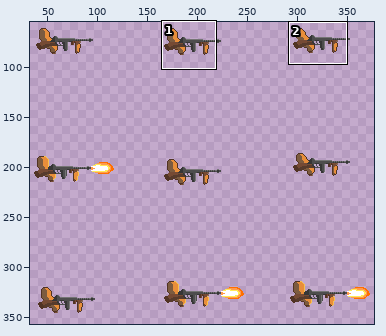
Edited in one commit: sprite sheet (Assets/Art/Sprites/Player/Tommy/PizzakaiMainCharacter_Arms-Sheet.png). The picture above shows the old version from afar; the outline marks the close-up.
Close-up. Earlier state:
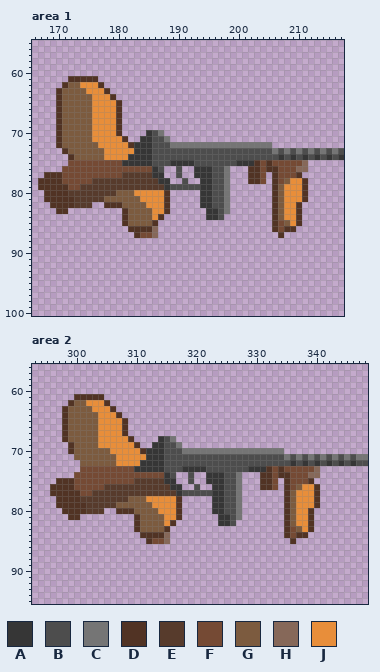
The file is 384x384 pixels. Colours within 5 levels of each other are drawn and written as one. Shown: area 1: x 166..217, y 55..100; area 2: x 293..348, y 56..95. The wide view leaves out empty margins. The commit also changed other parts of the picture, which this record leaves out.
Palette (. is transparent): A #363636  B #4d4d4d  C #757575  D #513324  E #573b2c  F #754a34  G #7c5b3f  H #866859  J #e88e3a
Pixels before, area 1, first column x 167:
61 .....DDDDD.........................................
62 ....DGGJJJD........................................
63 ...DGGGGJJJD.......................................
64 ...DGGGGGJJJD......................................
65 ...DGGGGGJJJJD.....................................
66 ...DGGGGGJJJJD.....................................
67 ...DGGGGGJJJJD.....................................
68 ...DGGGGGJJJJD.....................................
69 ...DGGGGGJJJJD.....................................
70 ...DGGGGGJJJJD....ABC..............................
71 ...DGGGGGJJJJJD..AABBC.............................
72 ...DGGGGGGJJJJJDAAABBBCCCCCCCCCCCCCCCCC............
73 ....DGGGGGGJJJJJAAABBBBBBBBBBBBBBBBBBBBCBCBCBCBCBCB
74 .....DGGGGGJJJJAAAABBBBBBBBBBBBBBBBBBBBBABABABABABA
75 .....FFFFFFFFFAAAAABBBAAAABBBBBBBAAADFDFFFFFH......
76 ....FFFFFFFFFFFFFFFAB..B..AAABBC...DDFDDFFFHH......
77 .DDDFFFFFFFFFFEEEEEAA..B..AAABBC...DDF.DFFFD.......
78 DDDDFFFFFEEEEEEEEEEEAA..B..AABBC...DDF.DFGJJD......
79 DDDDDFFEEEEEEEEEEEEEEABBBBBAABBC.......DGJJJD......
80 .DDDDEEEEEEEEGGGJJJJJD.....AABBC.......DGJJJD......
81 .DDDDDEEEEEGGGGGGJJJJD.....AABBC.......DGJJJD......
82 ..DDDDEEE..DDDGGGGJJJD.....AABBC.......DGJJD.......
83 ...DD.........DGGGGJJD......AABC.......DGJJD.......
84 ..............DGGGGJD.......AAB........DGJJD.......
85 ..............DGGGGD...................DFGJD.......
86 ...............DDDDH...................DFDD........
87 ................DFFH....................D..........
Pixels before, area 2, first column x 296:
61 ....DDDDD............................................
62 ...DGGJJJD...........................................
63 ..DGGGGJJJD..........................................
64 ..DGGGGGJJJD.........................................
65 ..DGGGGGJJJJD........................................
66 ..DGGGGGJJJJD........................................
67 ..DGGGGGJJJJD........................................
68 ..DGGGGGJJJJJD....ABC................................
69 ...DGGGGJJJJJJD..AABBC...............................
70 ...DGGGGGGJJJJJDAAABBBCCCCCCCCCCCCCCCCC..............
71 ....GGGGGGGJJJJJAAABBBBBBBBBBBBBBBBBBBBCBCBCBCBCBCBCC
72 .....GGGGGGJJJJAAAABBBBBBBBBBBBBBBBBBBBBABABABABABABB
73 .....FFFFFFFFFAAAAABBBAAAABBBBBBBAAADFDFFFFFH........
74 ....FFFFFFFFFFFFFFFAB..B..AAABBC...DDFDDFFFHH........
75 .DDDFFFFFFFFFFEEEEEAA..B..AAABBC...DDF.DFFFD.........
76 DDDDFFFFFEEEEEEEEEEEAA..B..AABBC...DDF.DFGJJD........
77 DDDDDFFEEEEEEEEEEEEEEABBBBBAABBC.......DGJJJD........
78 .DDDDEEEEEEEEGGGJJJJJD.....AABBC.......DGJJJD........
79 .DDDDDEEEEEGGGGGGJJJJD.....AABBC.......DGJJJD........
80 ..DDDDEEE..DDDGGGGJJJD.....AABBC.......DGJJD.........
81 ...DD.........DGGGGJJD......AABC.......DGJJD.........
82 ..............DGGGGJD.......AAB........DGJJD.........
83 ..............DGGGGD...................DFGJD.........
84 ...............DDDDH...................DFDD..........
85 ................DFFH....................D............
Once edited:
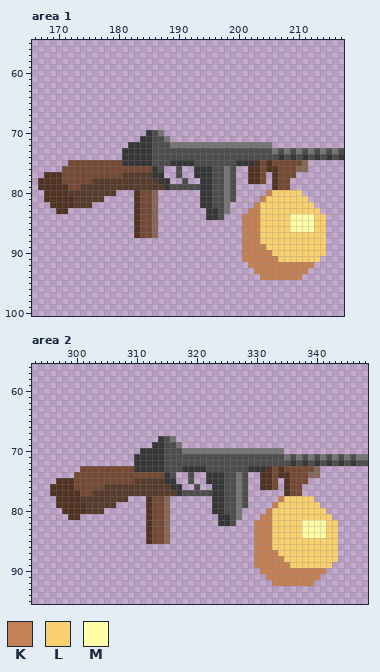
Colours new in this view: K #c38155  L #f8d06f  M #fffea7
Change:
Changed rows in their new state; - is an unchanged pixel.
Area 1:
first column x 170:
 61 --.....--------------------------------------
 62 -.......-------------------------------------
 63 .........------------------------------------
 64 ..........-----------------------------------
 65 ...........----------------------------------
 66 ...........----------------------------------
 67 ...........----------------------------------
 68 ...........----------------------------------
 69 ...........----------------------------------
 70 ...........----------------------------------
 71 ............---------------------------------
 72 ............A--------------------------------
 73 -..........AA--------------------------------
 74 --.........A---------------------------------
 76 -----------------------------B---------------
 77 -----------------------------B----------.----
 78 -----------------------------B--------F...---
 79 -----------------------------B-------FF...---
 80 ----------...DFFH..----------B-----KLLLLL.---
 81 --------.....DFFH..----------B----KLLLLLLL---
 82 --------.....DFFH..--------------KLLLLLLLLL--
 83 -----------..DFFH..-------------KKLLLLLLLLLL-
 84 -----------..DFFH.-------------KKKLLLLLMMMMLL
 85 -----------..DFFH--------------KKKLLLLLMMMMLL
 86 ------------.-FF---------------KKKLLLLLMMMMLL
 87 -------------------------------KKKLLLLLLLLLLL
 88 -------------------------------KKKLLLLLLLLLLL
 89 -------------------------------KKKKLLLLLLLLLL
 90 -------------------------------KKKKKLLLLLLLLL
 91 -------------------------------KKKKKKLLLLLLL-
 92 --------------------------------KKKKKKKKKKK--
 93 ---------------------------------KKKKKKKKK---
 94 ----------------------------------KKKKKKK----
Area 2:
first column x 298:
61 --.....---------------------------------------
62 -.......--------------------------------------
63 .........-------------------------------------
64 ..........------------------------------------
65 ...........-----------------------------------
66 ...........-----------------------------------
67 ...........-----------------------------------
68 ............----------------------------------
69 -............---------------------------------
70 -............A--------------------------------
71 --..........AA--------------------------------
72 ---.........A---------------------------------
74 ------------------------------B---------------
75 ------------------------------B----------.----
76 ------------------------------B--------F...---
77 ------------------------------B-------FF...---
78 -----------...DFFH..----------B-----KLLLLL.---
79 ---------.....DFFH..----------B----KLLLLLLL---
80 ---------.....DFFH..--------------KLLLLLLLLL--
81 ------------..DFFH..-------------KKLLLLLLLLLL-
82 ------------..DFFH.-------------KKKLLLLLMMMMLL
83 ------------..DFFH--------------KKKLLLLLMMMMLL
84 -------------.-FF---------------KKKLLLLLMMMMLL
85 --------------------------------KKKLLLLLLLLLLL
86 --------------------------------KKKLLLLLLLLLLL
87 --------------------------------KKKKLLLLLLLLLL
88 --------------------------------KKKKKLLLLLLLLL
89 --------------------------------KKKKKKLLLLLLL-
90 ---------------------------------KKKKKKKKKKK--
91 ----------------------------------KKKKKKKKK---
92 -----------------------------------KKKKKKK----
